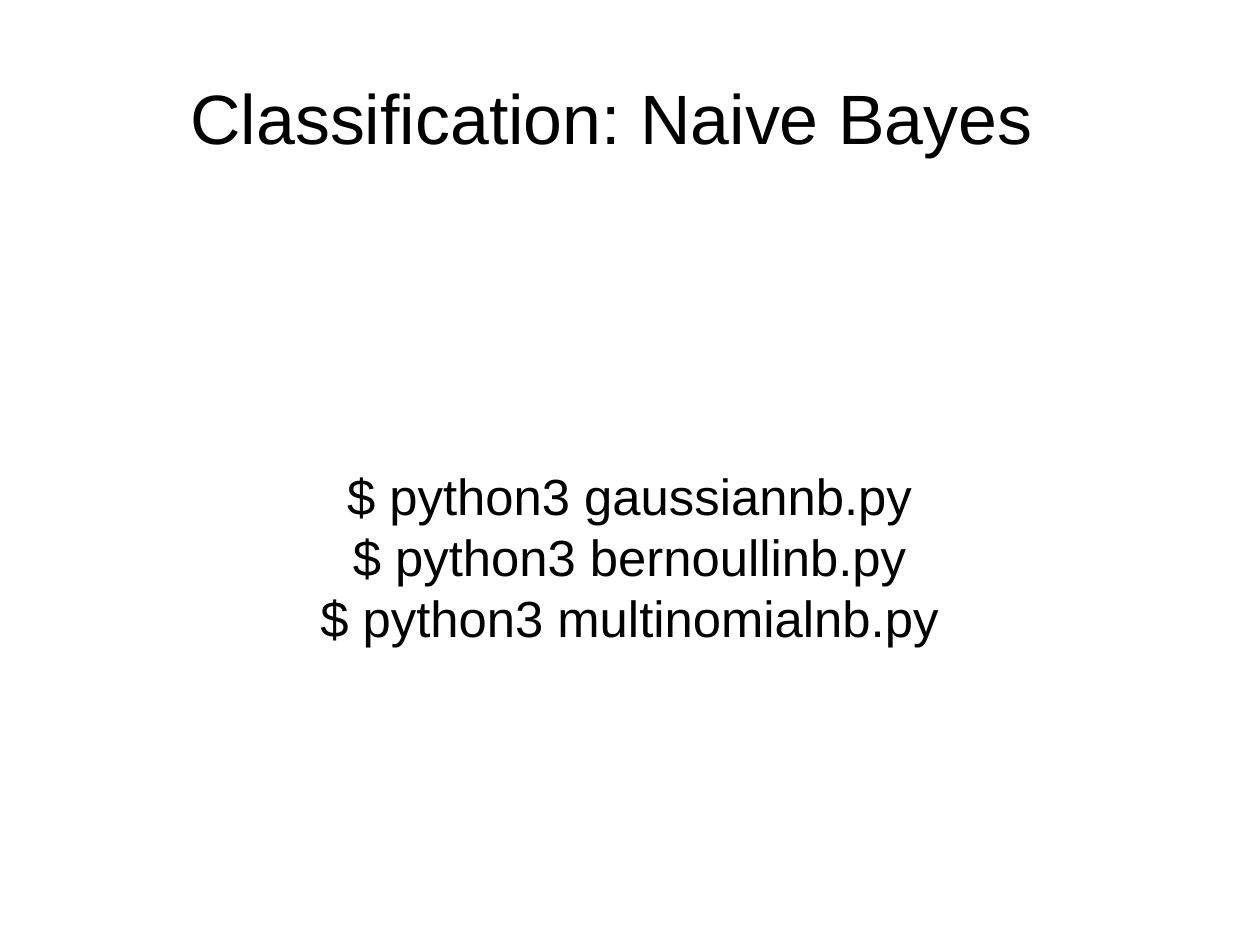
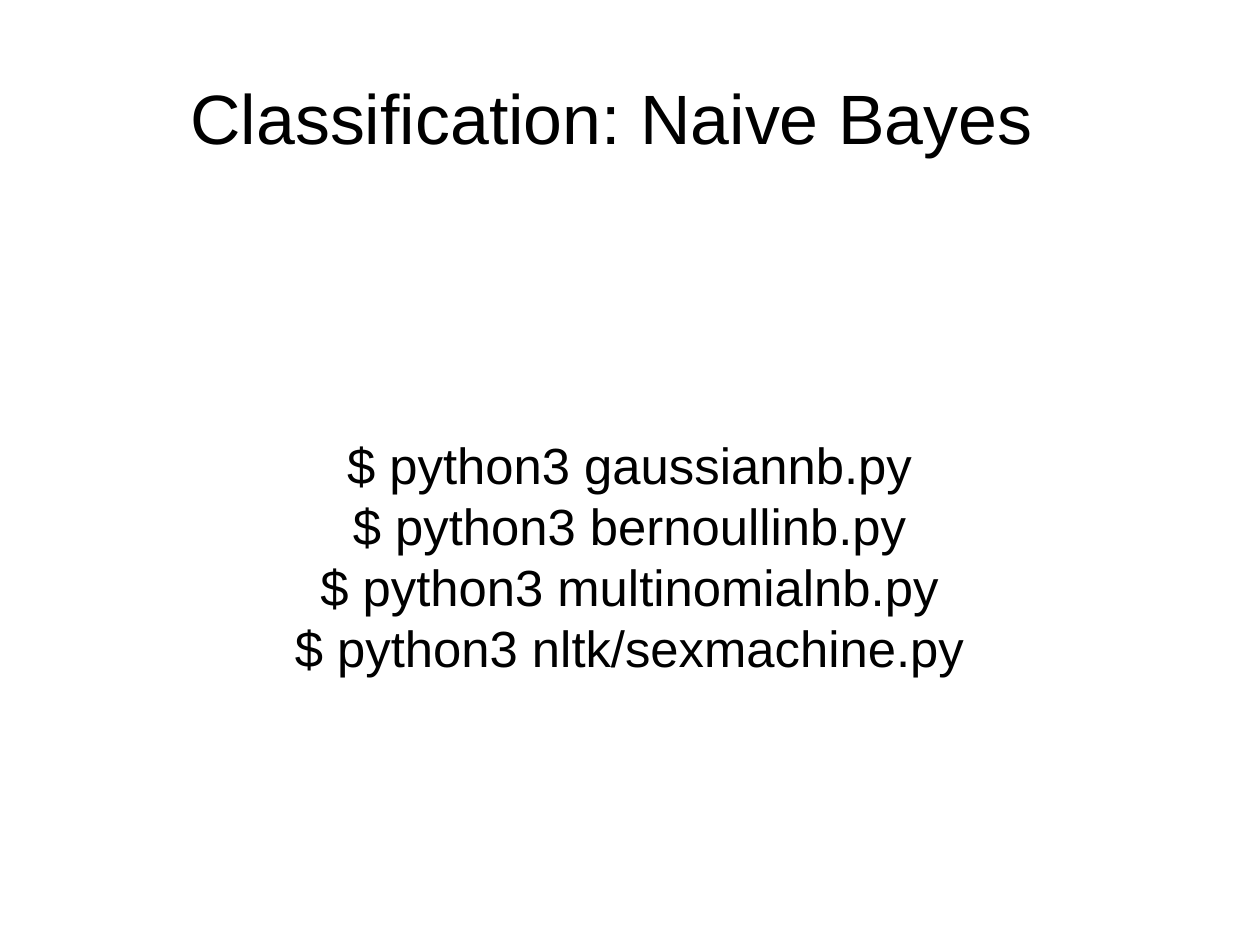
Before and after one commit to davidam/python-examples, a slide deck: slide 9 of presentations/scikit.odp (slide 6 before the commit). Drawn at 1260x945 pixels with LibreOffice and Linux fonts; fonts in the diff are those of the drawing. Boxes give left, top, right and bottom in pixels: in the first picture for what was removed or moved away, otherwise in the second. Text is boxed around its words. In the diff, an @@ line names an element or a change of style, - is before the commit and + after.

```diff
--- a/presentations/scikit.odp
+++ b/presentations/scikit.odp
@@ subtitle at (337,630,964,678): paragraph added @@
+$ python3 nltk/sexmachine.py
```
Also in this commit, not shown: 1 other slide changed, 11 slides added.
